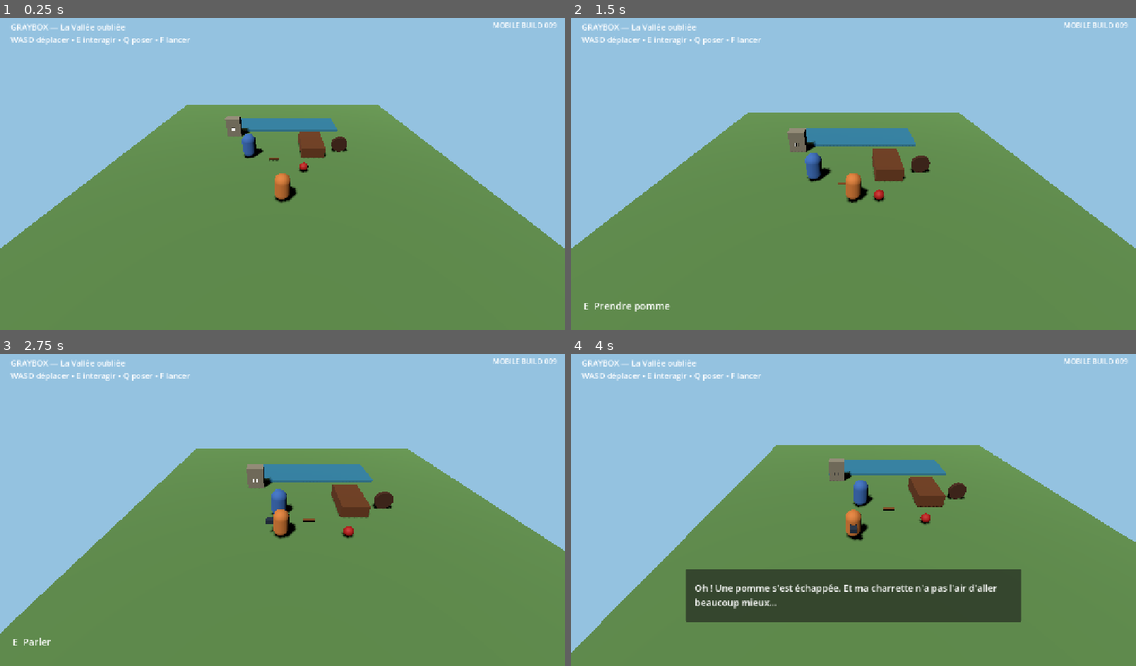
Above: before the commit, frames 1-4 (two rows, left to right).
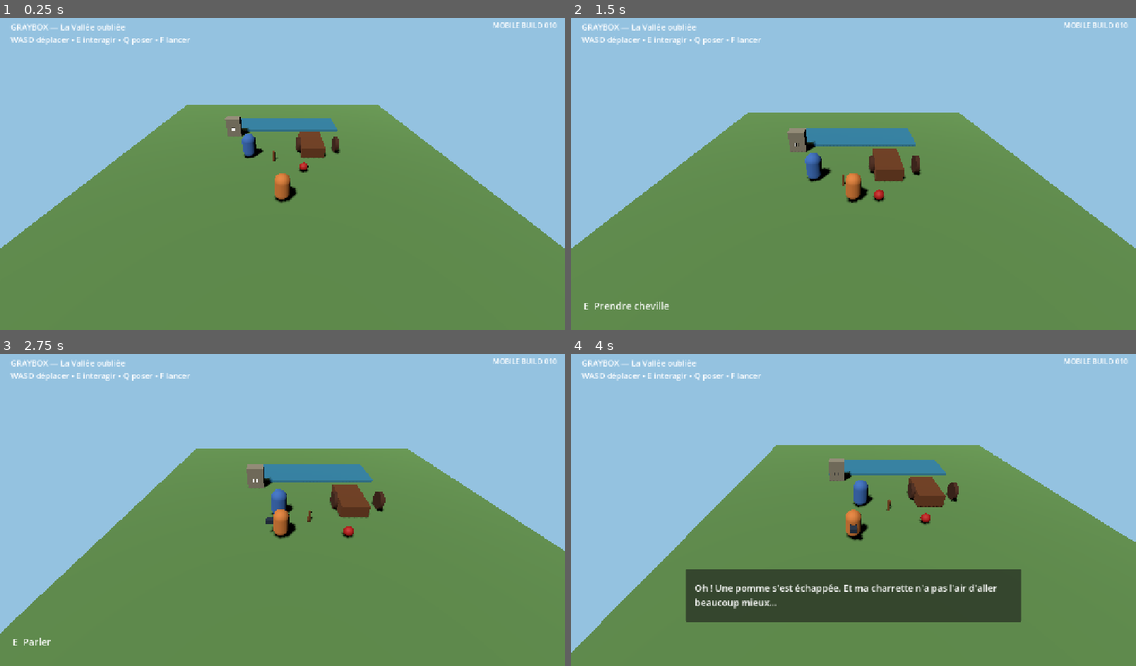
Above: after the commit, the same moments.

Repository: u2987920406-rgb/Grimoire
Game: Godot game, scene res://adventures/forgotten_valley/scenes/bootstrap.tscn
Same seed, same stepped clock (60 frames per second), same inputs: the game is played once before the commit and once after it.
Inputs (mouse positions are in pixels of both pictures, inside the frame that each line leads up to):
- Up to frame 1 (0.25 s): no input
- Up to frame 2 (1.5 s): move the mouse to (825, 233) at 0.52 s; hold W (move_forward) 0.53-1.25 s; hold Q (drop_object) 0.53-1.25 s; click (825, 233) at 0.67 s; drag from (1023, 217) to (825, 233) at 1.27 s
- Up to frame 3 (2.75 s): tap Enter at 2 s; move the mouse to (113, 460) at 2.02 s; hold A (move_left) from 2.03 s (still down); hold F (throw_object) from 2.03 s (still down)
- Up to frame 4 (4 s): release A (move_left) at 2.75 s; release F (throw_object) at 2.75 s; drag from (881, 506) to (684, 460) at 2.77 s; tap Space at 3.5 s; move the mouse to (768, 428) at 3.52 s; hold S (move_back) from 3.53 s (still down); hold E (interact) from 3.53 s (still down)

The runs differ from the first frame. In frame 1, 0.2% of the frame differs, in the area x 47-99%, y 1-46%; in frame 2, 0.3%, in the area x 11-99%, y 1-95%; in frame 3, 0.2%; in frame 4, 0.2%.

Commit message:
fix(physics): rebuild cart geometry around real wheel axle

Diff:
--- a/adventures/forgotten_valley/scenes/bootstrap.tscn
+++ b/adventures/forgotten_valley/scenes/bootstrap.tscn
@@ -109,7 +109,7 @@
 size = Vector3(1.7, 0.8, 2.8)
 
 [sub_resource type="BoxShape3D" id="BoxShape_cart"]
-size = Vector3(2.8, 0.8, 1.7)
+size = Vector3(1.7, 0.8, 2.8)
 
 [sub_resource type="StandardMaterial3D" id="Material_cart"]
 albedo_color = Color(0.42, 0.22, 0.08, 1)
@@ -228,15 +228,20 @@
 shape = SubResource("BoxShape_cart")
 
 [node name="AxleAnchor" type="Marker3D" parent="Cart"]
-position = Vector3(1.6, 0.0, 0)
+position = Vector3(0.98, -0.02, 0)
 
 [node name="RetainerAnchor" type="Marker3D" parent="Cart"]
-position = Vector3(1.88, 0.0, 0)
+position = Vector3(1.16, -0.02, 0)
+
+[node name="FixedWheel" type="MeshInstance3D" parent="Cart"]
+position = Vector3(-0.98, -0.02, 0)
 rotation_degrees = Vector3(0, 0, 90)
+mesh = SubResource("CylinderMesh_wheel")
+material_override = SubResource("Material_wheel")
 
 [node name="Wheel" type="RigidBody3D" parent="."]
-position = Vector3(4.3, 0.7, 0.0)
-rotation_degrees = Vector3(90, 0, 0)
+position = Vector3(4.0, 0.62, 0.0)
+rotation_degrees = Vector3(0, 0, 90)
 mass = 1.2
 script = ExtResource("6_wheel")
 
@@ -249,7 +254,6 @@
 
 [node name="AxlePeg" type="RigidBody3D" parent="."]
 position = Vector3(-0.6, 0.65, 1.45)
-rotation_degrees = Vector3(0, 0, 90)
 mass = 0.18
 script = ExtResource("10_peg")
 
@@ -352,7 +356,7 @@
 offset_top = 18.0
 offset_right = 1260.0
 offset_bottom = 54.0
-text = "MOBILE BUILD 009"
+text = "MOBILE BUILD 010"
 horizontal_alignment = 2
 theme_override_font_sizes/font_size = 16
 
